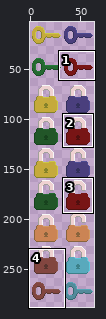
Two states of a sprite sheet, Slasherlock/Assets/Sprites/keysAndLocksSpriteSheet.png. The picture above shows the old version from afar; the outline marks the close-up.
Close-up. As it was:
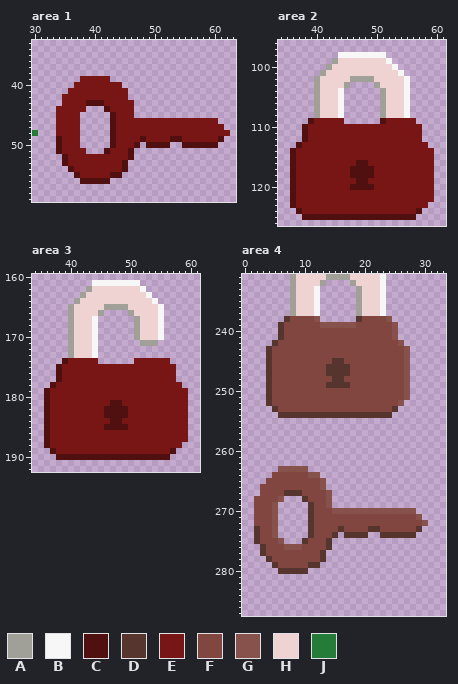
The file is 64x288 pixels. Colours within 5 levels of each other are drawn and written as one. Shown: area 1: x 30..63, y 33..59; area 2: x 34..61, y 96..126; area 3: x 34..61, y 160..192; area 4: x 0..33, y 231..287. The wide view leaves out empty margins.
Palette (. is transparent): A #a0a099  B #f7f7f7  C #50100f  D #57352f  E #781515  F #824640  G #87524c  H #efd2d2  J #257c39
After the commit:
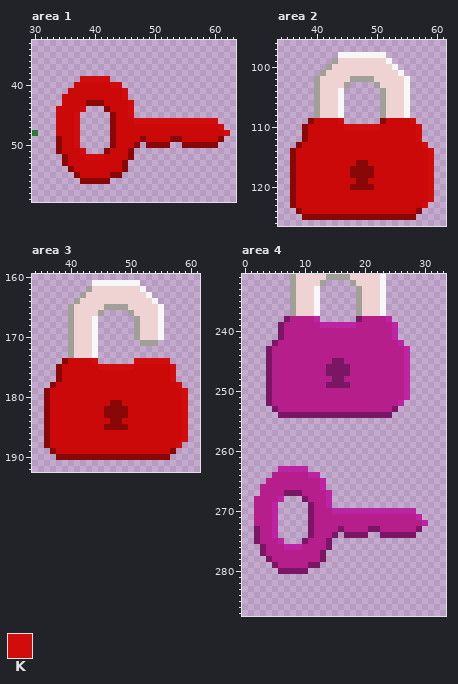
Colours new in this view: K #d20b0b
The edit:
Colour C changes from #50100f to #880707.
Colour D changes from #57352f to #7a1765.
Colour E changes from #781515 to #cb0909.
Colour F changes from #824640 to #b61e8b.
Colour G changes from #87524c to #bc24a4.
Area 1:
Colour K replaces colour E in row 39 at x 38 to 42; in row 40 at x 43 to 44; in rows 41 to 42 at x 45; in row 43 at x 46; in row 44 at x 38 and 46; in row 45 at x 37 and 46.
Colour K replaces colour E in row 46 at x 37 and 47 to 60; in row 47 at x 37 and 61; in row 48 at x 37 and 62; in rows 49 to 50 at x 37; in row 51 at x 38; in row 52 at x 39 to 41.
Area 2:
Colour K replaces colour E in row 109 at x 44 and 56; in row 110 at x 45 to 50 and 57; in rows 111 to 112 at x 57; in row 113 at x 58; in rows 114 to 122 at x 59; in row 123 at x 58.
Area 3:
Colour K replaces colour E in row 174 at x 44 and 51 to 56; in row 175 at x 45 to 50 and 57; in rows 176 to 177 at x 57; in row 178 at x 58; in rows 179 to 187 at x 59; in row 188 at x 58.
Pixel boxes of the changes (left, top, right, bottom) in both close-ups:
changed: (56, 76, 230, 184)
changed: (290, 118, 434, 220)
changed: (44, 358, 188, 460)
changed: (266, 316, 410, 418)
changed: (254, 466, 428, 574)
